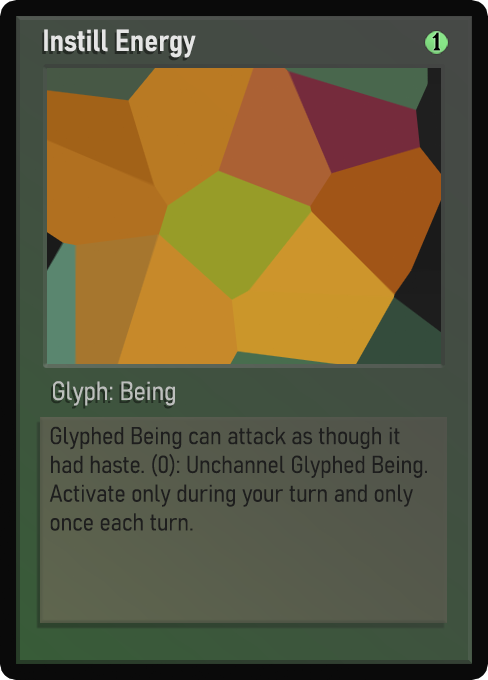
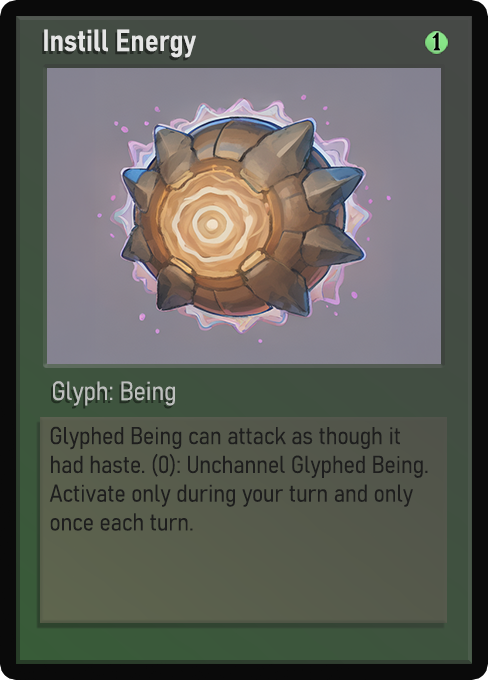
Layered file, before and after one edit (488 × 680). Changes by layer:
painted on "Name" over [61, 29, 196, 58]
painted on "Class" over [53, 381, 175, 406]
painted on "Desc_norm" over [50, 427, 428, 531]
painted on "Artwork" over [47, 68, 441, 364]
